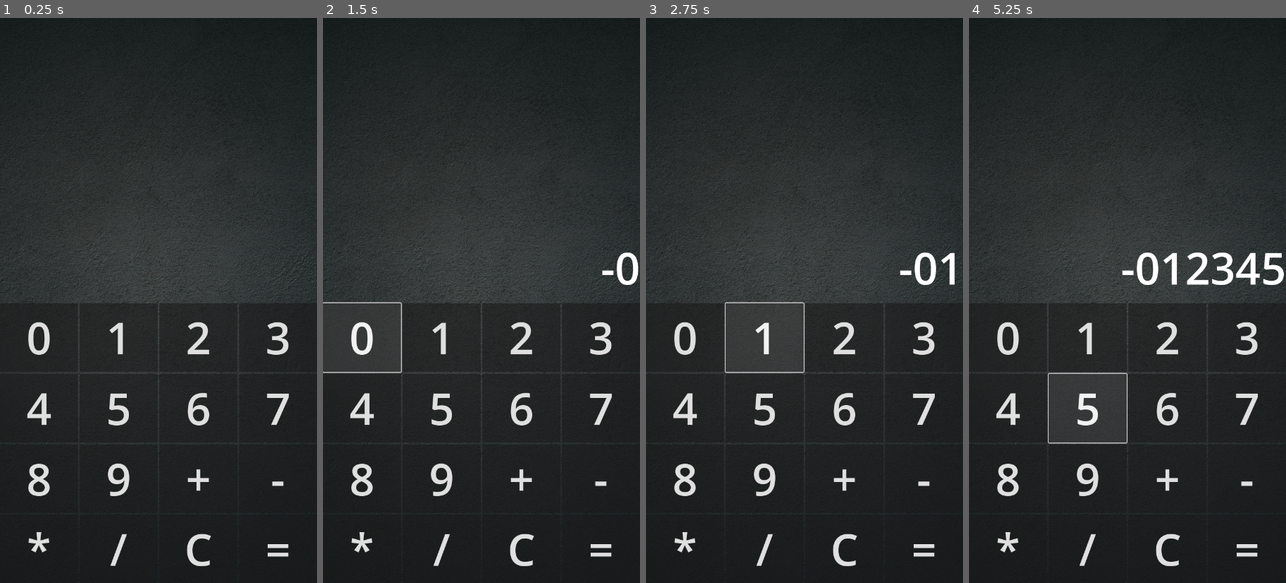
Above: before the commit, frames 1-4 (left to right).
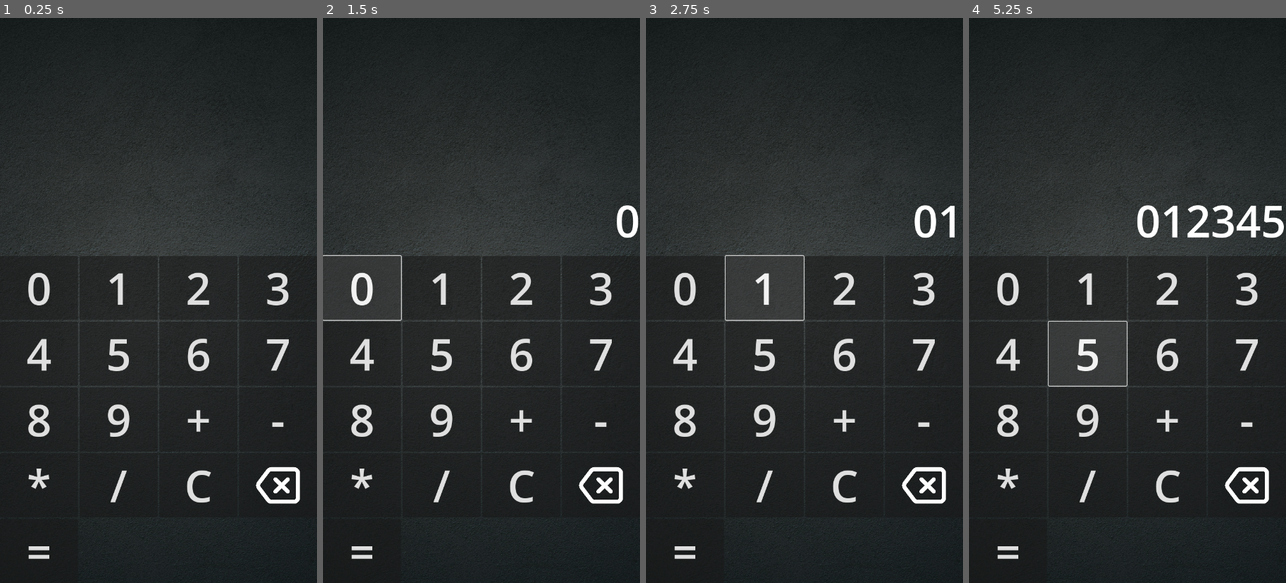
Above: after the commit, the same moments.

Repository: ppagdev/wrongculator-android
Game: Godot game, scene res://scenes/main.tscn
The game is run twice, just before and just after one commit, with the same random seed, the same clock (stepped at 60 frames per second) and the same inputs.
Inputs (mouse positions are in pixels of both pictures, inside the frame that each line leads up to):
- Up to frame 1 (0.25 s): no input
- Up to frame 2 (1.5 s): click (601, 486) at 0.52 s; click "0" at 1.25 s
- Up to frame 3 (2.75 s): click "1" at 2 s
- Up to frame 4 (5.25 s): click "2" at 2.75 s; click "3" at 3.5 s; click "4" at 4.25 s; click "5" at 5 s

The runs differ from the first frame. In frame 1, 6.0% of the frame differs, in the area x 0-100%, y 42-97%; in frame 2, 6.7%; in frame 3, 6.3%; in frame 4, 8.4%, in the area x 0-100%, y 33-97%.

Commit message:
added backspace button

Diff:
--- a/scenes/main.tscn
+++ b/scenes/main.tscn
@@ -1,7 +1,8 @@
-[gd_scene load_steps=3 format=3 uid="uid://dxfi1ninmdbop"]
+[gd_scene load_steps=4 format=3 uid="uid://dxfi1ninmdbop"]
 
 [ext_resource type="Script" path="res://scripts/main.gd" id="1_wk8ey"]
 [ext_resource type="Texture2D" uid="uid://dxbwc446wi4bm" path="res://assets/images/chalkboard-background.jpg" id="2_2tpqb"]
+[ext_resource type="Texture2D" uid="uid://bv02aaipfbskx" path="res://assets/images/backspace-icon.png" id="2_dvkbd"]
 
 [node name="Main" type="Control"]
 layout_mode = 3
@@ -140,6 +141,14 @@
 theme_override_font_sizes/font_size = 100
 text = "C"
 
+[node name="ButtonBackspace" type="Button" parent="VSplitContainer/GridContainer"]
+layout_mode = 2
+size_flags_horizontal = 3
+size_flags_vertical = 3
+theme_override_font_sizes/font_size = 100
+icon = ExtResource("2_dvkbd")
+icon_alignment = 1
+
 [node name="ButtonEquals" type="Button" parent="VSplitContainer/GridContainer"]
 layout_mode = 2
 size_flags_horizontal = 3
@@ -174,4 +183,5 @@
 [connection signal="pressed" from="VSplitContainer/GridContainer/ButtonMultiply" to="." method="_on_button_pressed" binds= ["*"]]
 [connection signal="pressed" from="VSplitContainer/GridContainer/ButtonDivide" to="." method="_on_button_pressed" binds= ["/"]]
 [connection signal="pressed" from="VSplitContainer/GridContainer/ButtonClr" to="." method="_on_button_clr_pressed"]
+[connection signal="pressed" from="VSplitContainer/GridContainer/ButtonBackspace" to="." method="_on_button_backspace_pressed"]
 [connection signal="pressed" from="VSplitContainer/GridContainer/ButtonEquals" to="." method="_on_button_equals_pressed"]
--- a/scripts/main.gd
+++ b/scripts/main.gd
@@ -4,6 +4,10 @@
 # Called when the node enters the scene tree for the first time.
 func _ready():
 	print("WRONGCULATOR IS NOW ACTIVE!!!")
+
+func backspace():
+	var display = get_node("VSplitContainer/Label")
+	display.text = display.text.left(display.text.length()-1)
 
 func wrongculate(expression):
 	var rng = RandomNumberGenerator.new()
@@ -51,3 +55,7 @@
 
 func _on_button_equals_pressed():
 	evaluateExpression()
+
+
+func _on_button_backspace_pressed():
+	backspace()
Binary file added: assets/images/backspace-icon.png
Not shown, added: assets/images/backspace-icon.png.import
